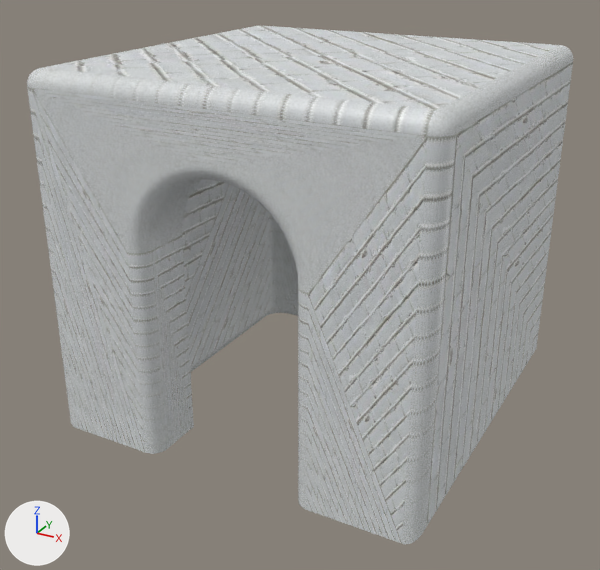
Renders of the COLLADA model models/bunker/bunker.dae from each side of a commit.
The view is the same before and after, from a camera (50 mm lens) standing at (8.62, -13.92, 7.27) and looking at (2.84, -3.41, 2.02). Lighting does not change. The marker at lower left points along +X, +Y and +Z. Where no turn or scale is listed for an object, it has been applied to the vertices. Vertices at the same position are counted once.

Objects in the first picture: '_STL_BINARY_'.
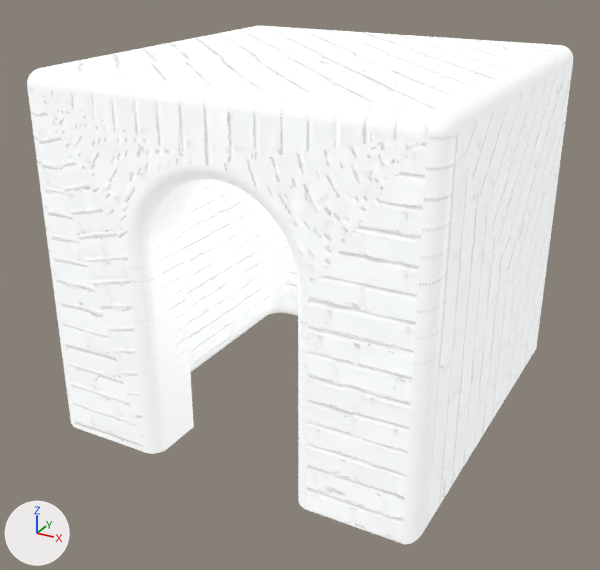
The change, as a diff of the scene's bpy script:
```diff
--- a/models/bunker/bunker.dae.py
+++ b/models/bunker/bunker.dae.py
@@ mat_camoflage @@
 mat_camoflage.roughness = 0.44
+mat_camoflage.emission_color = (0.5, 0.5, 0.5)  # grey #bcbcbc
+mat_camoflage.emission_strength = 1.0
@@ me_meshid0_name @@
 me_meshid0_name.from_pydata(...)  # 1482 vertices, 2964 faces; spans x 0.0..5.94, y -5.94..0.0, z 0.0..5.48
 # used by ob_stl_binary; location = (0.0, 0.0, 0.0)
+# me_meshid0_name part 1: texture (UV) coordinates of 58 of 2964 faces, centred in x 0.0..5.94, y -5.94..0.0, z 0.69..5.03, changed; they spanned u 0.0..1.0, v 0.0..1.0 and now span u 0.0..1.0, v 0.0..1.0
 me_meshid0_name.materials.append(mat_camoflage)
```

What differs and where, as boxes [x1, y1, x2, y2] in the pictures (600 x 570 px):
'_STL_BINARY_', recoloured, surface changed (grey to white): [27, 25, 573, 544] in both
part 1 of me_meshid0_name, surface changed (grey to white): [32, 62, 573, 544] in both
